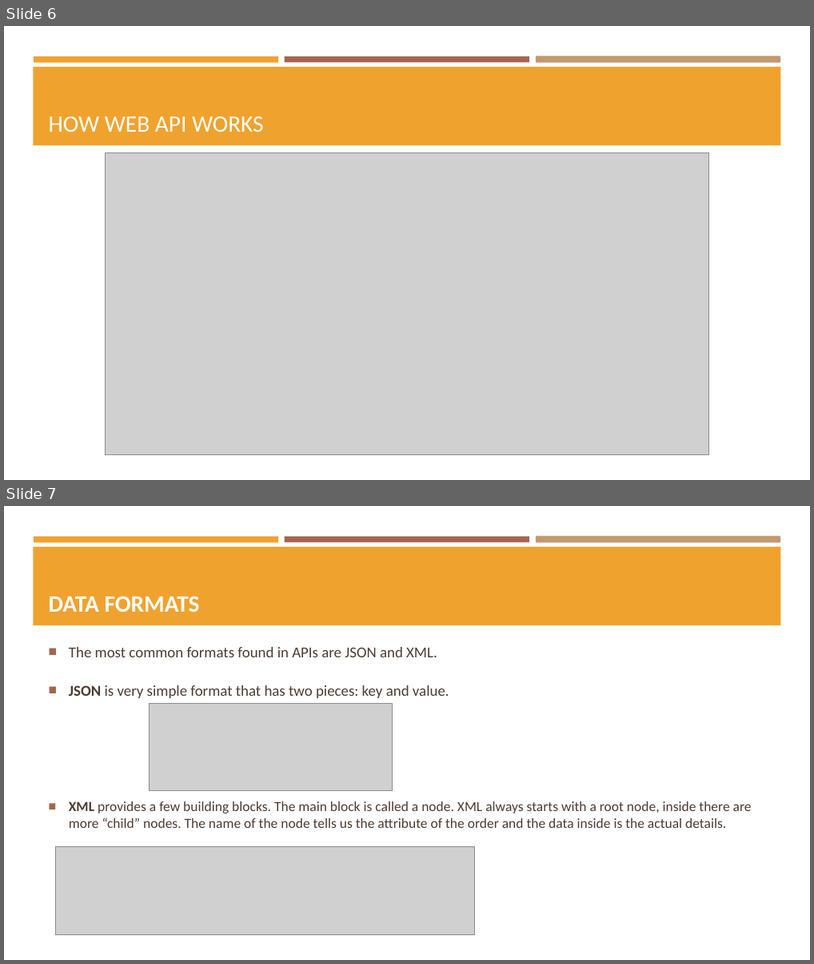
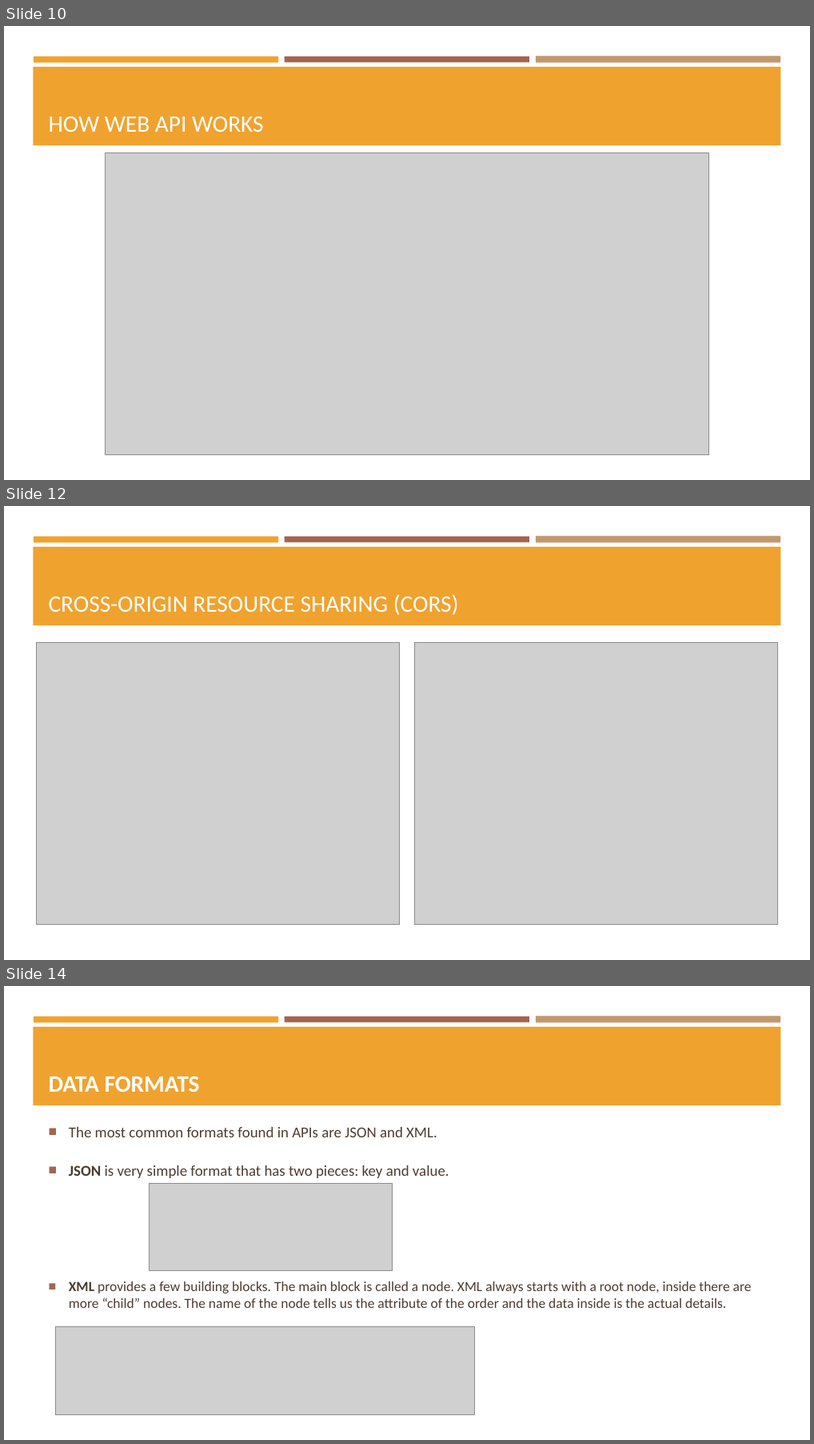
Before and after one commit to BunditSpace/Backend-Training, a slide deck: web api/Web API.pptx. Shown one above the other, each under a label of ours: slides 6 and 7 before the commit, slides 10, 12 and 14 after it; the slides between them are not shown. The pictures are 814x964 and 814x1444 pixels, drawn with LibreOffice and Linux fonts; fonts in the diff are those of the drawing; grey boxes stand for pictures. Boxes give left, top, right and bottom in pixels: in the first picture for what was removed or moved away, otherwise in the second. Text is boxed around its words. In the diff, an @@ line names an element or a change of style, - is before the commit and + after.

```diff
--- a/web api/Web API.pptx
+++ b/web api/Web API.pptx
@@ slide 12 added at bbox=[4, 506, 810, 960], background #FFFFFF; not listed: 4 template elements that a slide beside it also shows @@
@@ title added at bbox=[49, 594, 459, 615], 28 pt, text #FFFFFF @@
+CROSS-ORIGIN RESOURCE SHARING (CORS)
@@ picture added at bbox=[37, 642, 400, 924] @@
@@ picture added at bbox=[414, 642, 778, 924] @@
@@ what was slide 6 is now slide 10 @@
@@ what was slide 7 is now slide 14 @@
```
Also in this commit, not shown: 1 slide changed, 6 other slides added.
